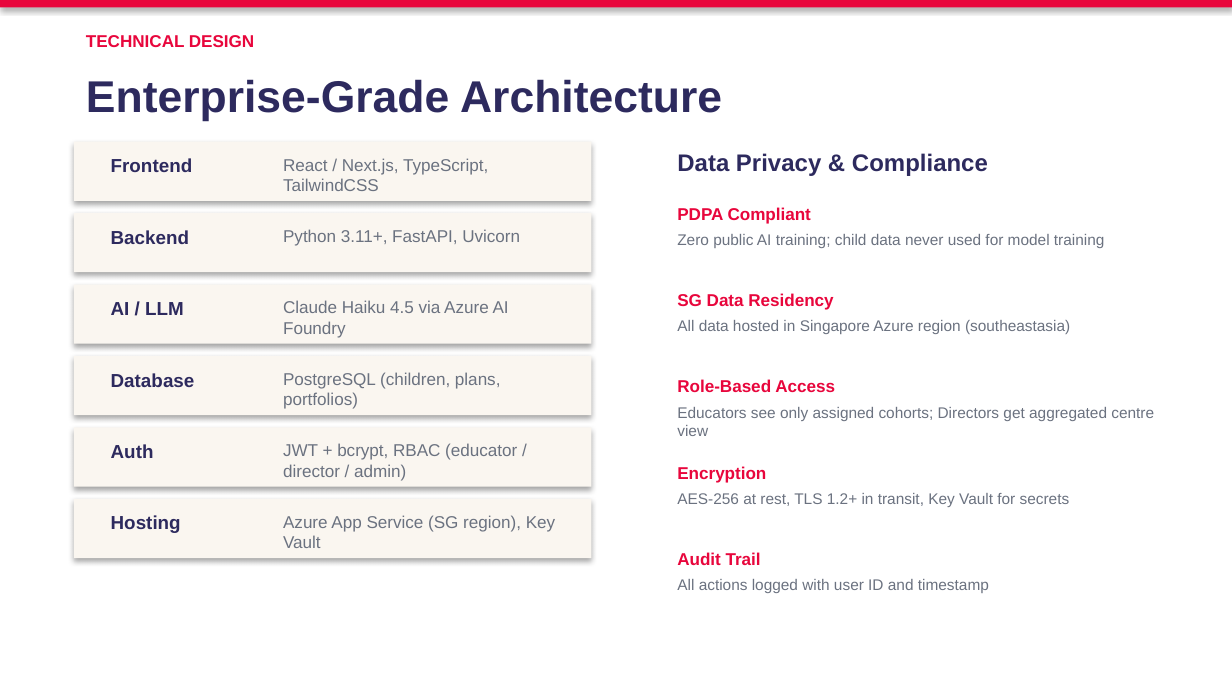
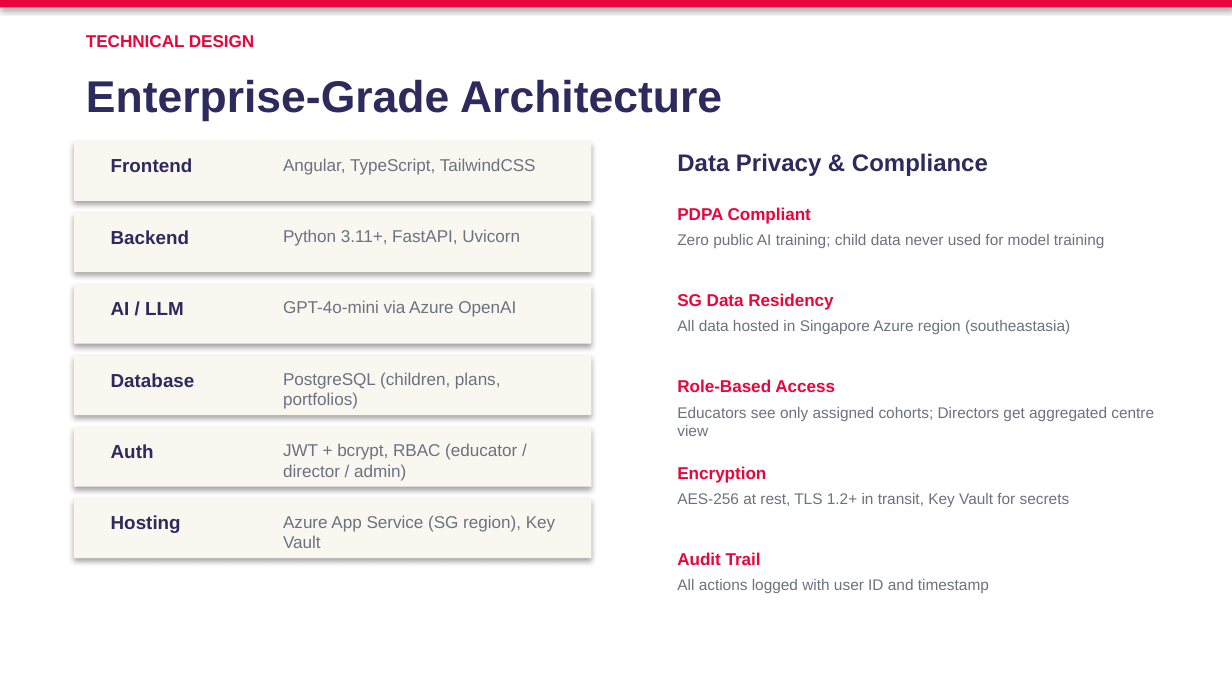
Before and after one commit to anitateoyingying/pedaforge, a slide deck: slide 6 of slides/PedaForge_Proposal.pptx. Drawn at 1232x693 pixels with LibreOffice and Linux fonts; fonts in the diff are those of the drawing. Boxes give left, top, right and bottom in pixels: in the first picture for what was removed or moved away, otherwise in the second. Text is boxed around its words. In the diff, an @@ line names an element or a change of style, - is before the commit and + after.

Commit message:
feat: Inter-only cv11 fonts, GPT-4o-mini, Angular, research citations, UI fixes
- Remove Playfair Display; use Inter 400-900 with cv11 for all text
- Switch AI model from Claude Haiku 4.5 to GPT-4o-mini via Azure OpenAI
- Switch frontend framework from React/Next.js to Angular
- Add research citations: Harper et al. 2025, OECD TALIS 2018, EPPE 2004, ACE 2017
- Add coaching progression bar (Supportive Growth -> Critical Analysis)
- Fix hero badge text, mockup padding, nav dropdown pill styling
- Update copyright to PedaForge; Anita Teo across all pages
- Fix stale 6-month refs in application guide
- Regenerate PPTX slides

```diff
--- a/slides/PedaForge_Proposal.pptx
+++ b/slides/PedaForge_Proposal.pptx
@@ text at bbox=[283, 158, 536, 175]: text changed @@
-React / Next.js, TypeScript, TailwindCSS
+Angular, TypeScript, TailwindCSS
@@ text at bbox=[283, 300, 516, 317]: text changed @@
-Claude Haiku 4.5 via Azure AI Foundry
+GPT-4o-mini via Azure OpenAI
```
Also in this commit, not shown: 2 other slides changed, 9 other files.
